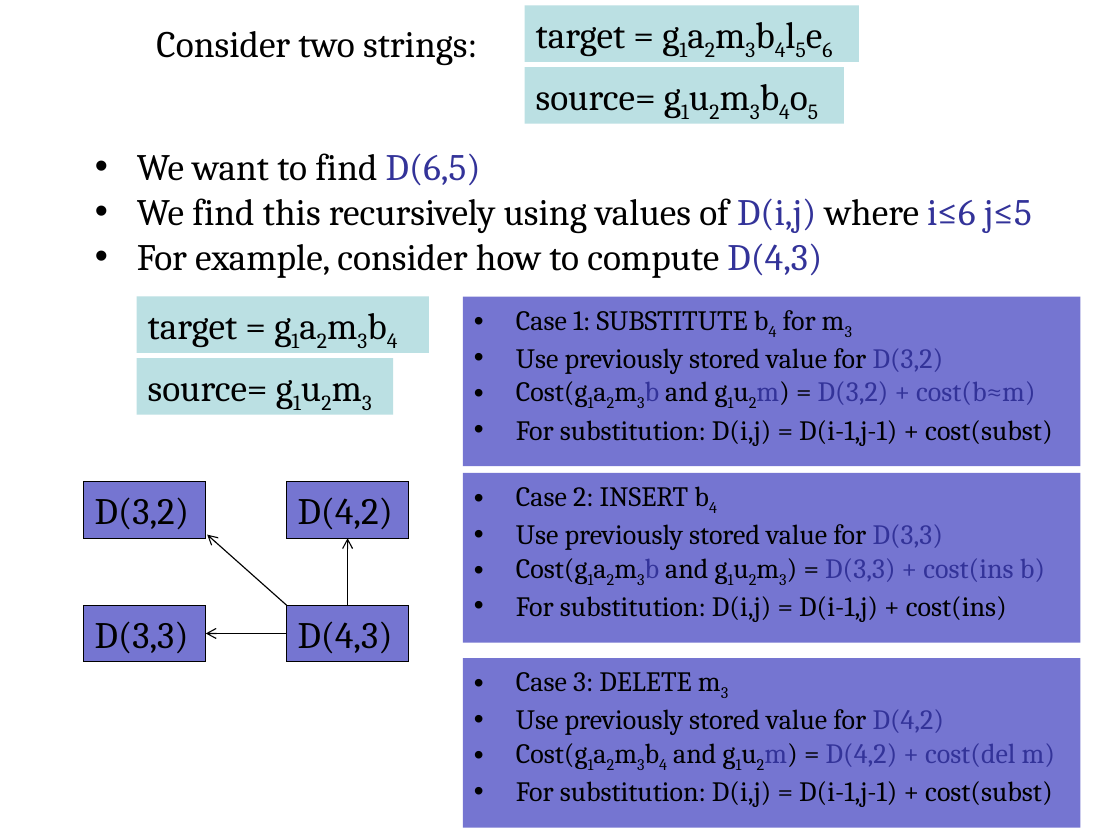
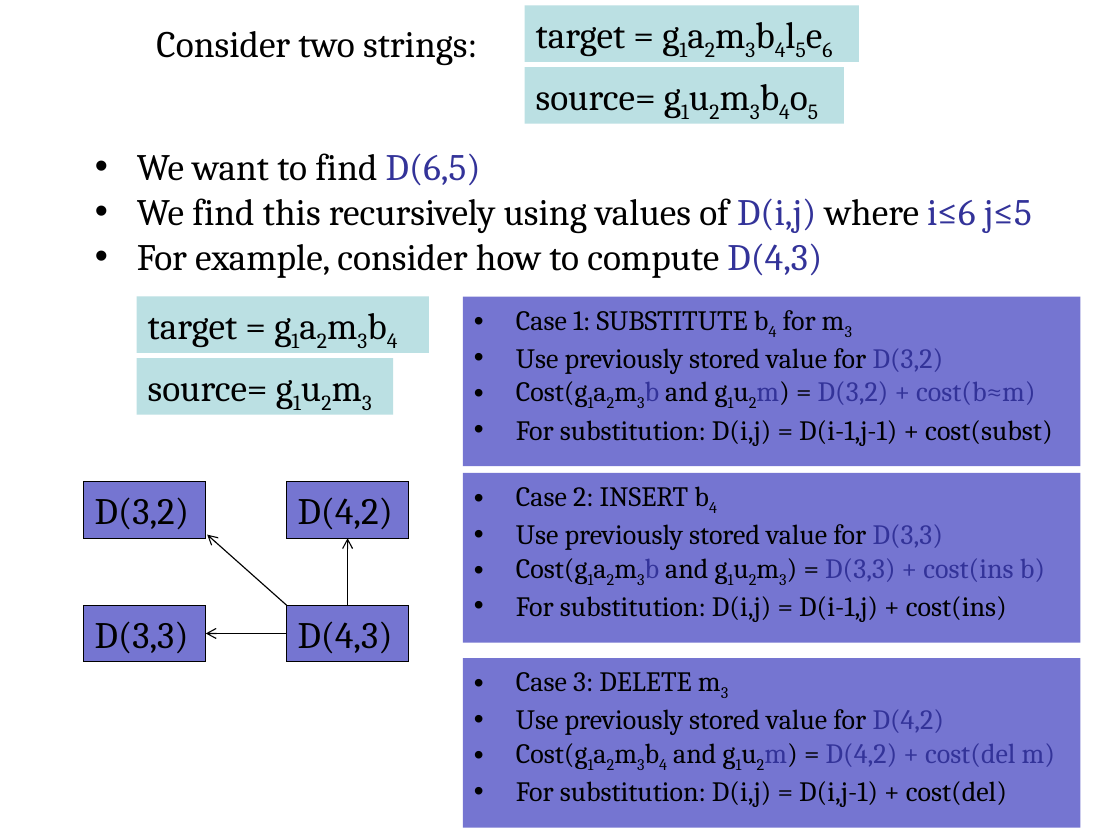
Before and after one commit to anoopsarkar/nlp-class, a slide deck: slide 7 of assets/ppt/editdist.pptx. Drawn at 1120x840 pixels with LibreOffice and Linux fonts; fonts in the diff are those of the drawing. Boxes give left, top, right and bottom in pixels: in the first picture for what was removed or moved away, otherwise in the second. Text is boxed around its words. In the diff, an @@ line names an element or a change of style, - is before the commit and + after.

```diff
--- a/assets/ppt/editdist.pptx
+++ b/assets/ppt/editdist.pptx
@@ text in rectangle at (516,781,1007,807): text changed @@
-• For substitution: D(i,j) = D(i-1,j-1) + cost(subst)
+• For substitution: D(i,j) = D(i,j-1) + cost(del)
```
Also in this commit, not shown: 3 other files.
